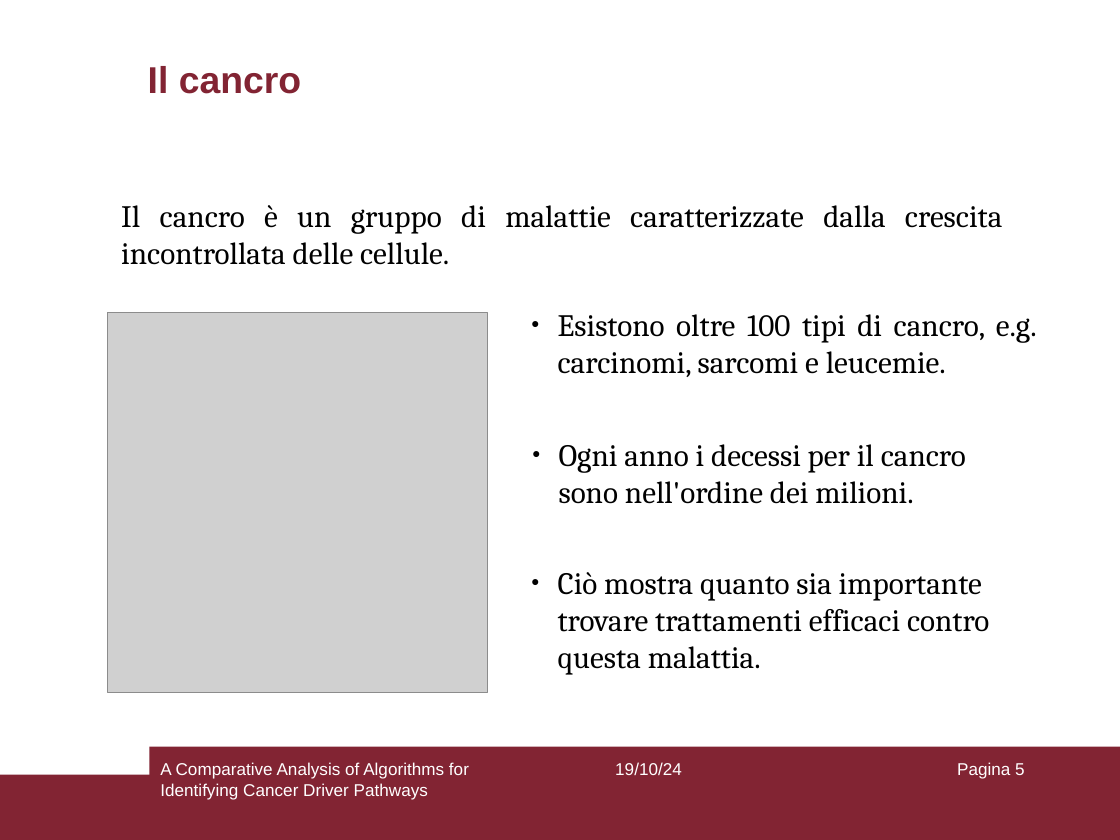
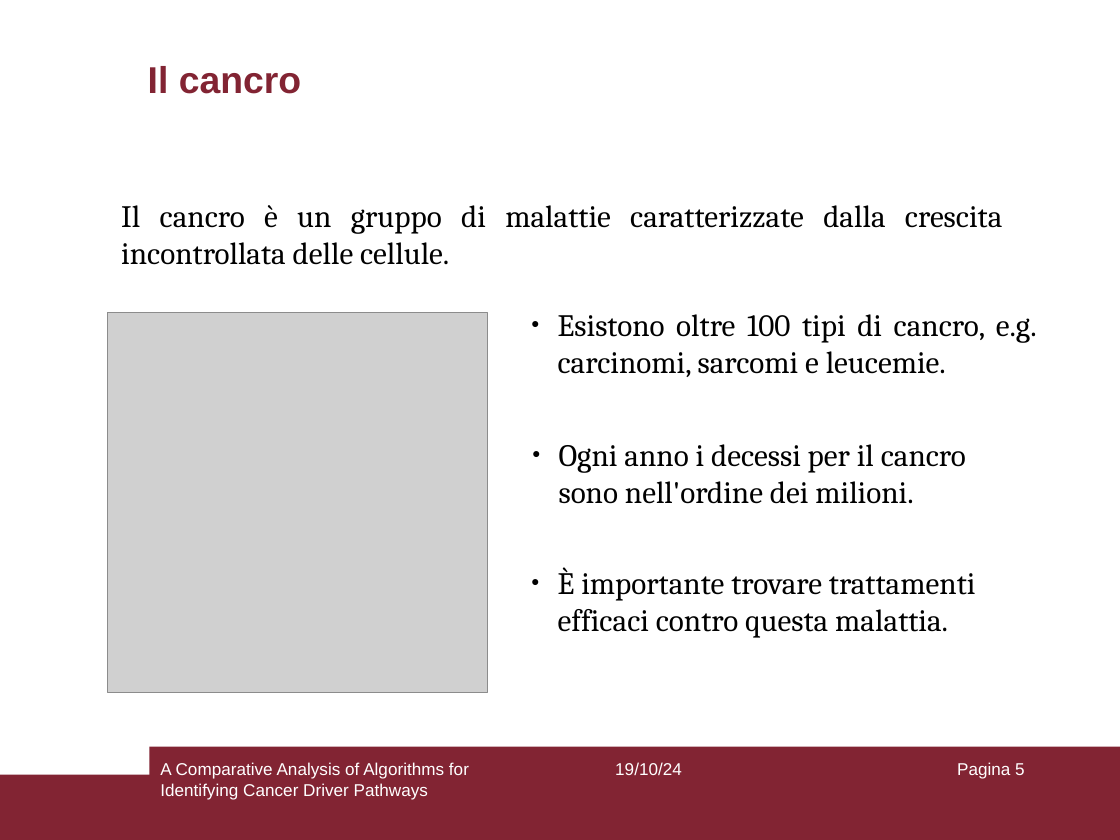
Before and after one commit to aflaag/bsc-thesis, a slide deck: slide 5 of presentation/slides.odp. Drawn at 1120x840 pixels with LibreOffice and Linux fonts; fonts in the diff are those of the drawing; grey boxes stand for pictures. Boxes give left, top, right and bottom in pixels: in the first picture for what was removed or moved away, otherwise in the second. Text is boxed around its words. In the diff, an @@ line names an element or a change of style, - is before the commit and + after.

```diff
--- a/presentation/slides.odp
+++ b/presentation/slides.odp
@@ text at [558, 567, 976, 638]: text changed @@
-● Ciò mostra quanto sia importante trovare trattamenti efficaci contro questa malattia.
+● È importante trovare trattamenti efficaci contro questa malattia.
```
Also in this commit, not shown: 12 other slides changed, 5 slides added, 2 other files.
